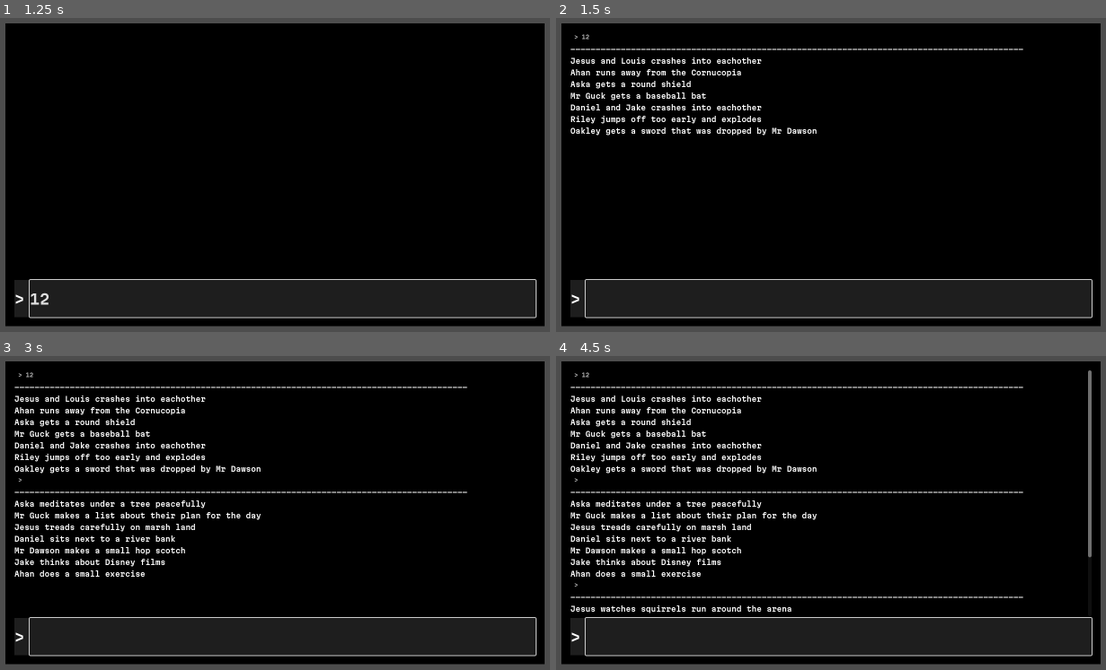
Above: before the commit, frames 1-4 (two rows, left to right).
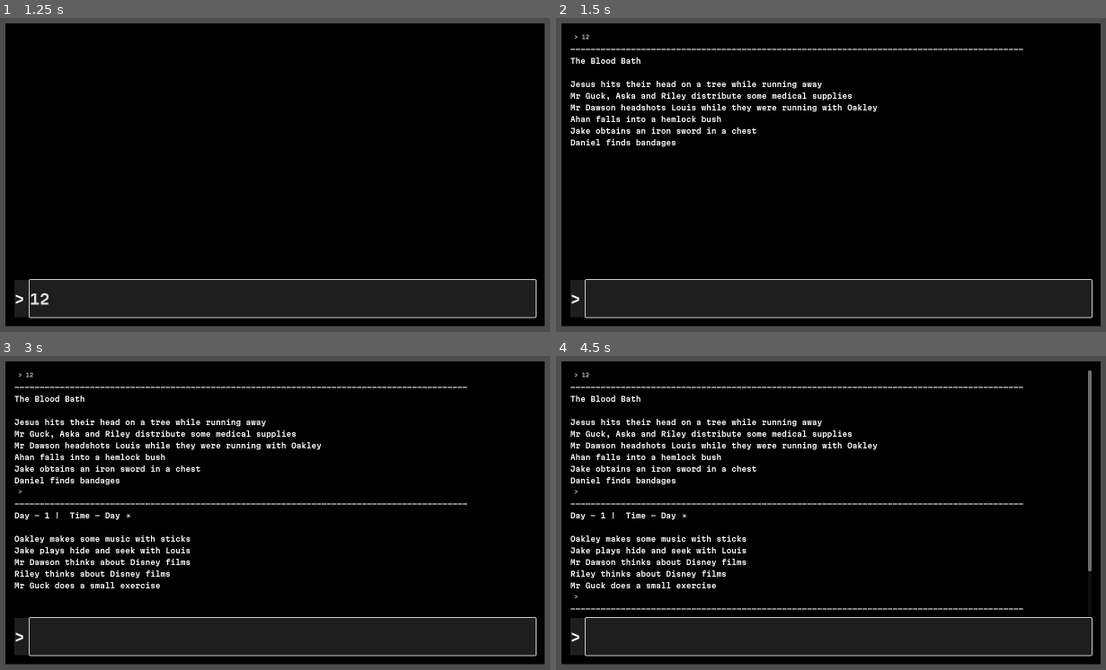
Above: after the commit, the same moments.

Repository: GelatinAndWater/Simulator
Game: Godot game, scene res://Scenes/Hunger_games.tscn
Same seed, same stepped clock (60 frames per second), same inputs: the game is played once before the commit and once after it.
Inputs (mouse positions are in pixels of both pictures, inside the frame that each line leads up to):
- Up to frame 1 (1.25 s): click (280, 297) at 0.52 s; type "12" at 0.6 s
- Up to frame 2 (1.5 s): tap Enter at 1.25 s
- Up to frame 3 (3 s): tap Space at 2 s; tap Enter at 2.75 s
- Up to frame 4 (4.5 s): tap Space at 3.5 s; tap Enter at 4.25 s

Frame 1 is identical in both runs. In frame 2, 3.1% of the frame differs, in the area x 2-59%, y 12-42%; in frame 3, 6.6%; in frame 4, 7.8%, in the area x 2-98%, y 12-82%.

Commit message:
Add files via upload

Diff:
--- a/The Simulator Bible/Scenes/Hunger_games.gd
+++ b/The Simulator Bible/Scenes/Hunger_games.gd
@@ -5,128 +5,122 @@
 
 #Character1
 var Character1_Name = "Louis"
-#Out of 10
 var Character1_Health = 10
 var Character1_Sanity = 10
 var Character1_Might = 10
+var Character1_Kills = 0
 var Character1_Belongings = []
 var Character1_Enemies =[]
 var Character1_Friends = []
 var Character1_Traits = []
-var Character1_Kills = 0
 
 #Character2
 var Character2_Name = "Riley"
-#Out of 10
 var Character2_Health = 10
 var Character2_Sanity = 10
 var Character2_Might = 10
+var Character2_Kills = 0
 var Character2_Belongings = []
 var Character2_Enemies =[]
 var Character2_Friends = []
 var Character2_Traits = []
-var Character2_Kills = 0
 
 #Character3
 var Character3_Name = "Daniel"
-#Out of 10
 var Character3_Health = 10
 var Character3_Sanity = 10
 var Character3_Might = 10
+var Character3_Kills = 0
 var Character3_Belongings = []
 var Character3_Enemies =[]
 var Character3_Friends = []
 var Character3_Traits = []
-var Character3_Kills = 0
 
 #Character4
 var Character4_Name = "Aska"
-#Out of 10
 var Character4_Health = 10
 var Character4_Sanity = 10
 var Character4_Might = 10
+var Character4_Kills = 0
 var Character4_Belongings = []
 var Character4_Enemies =[]
 var Character4_Friends = []
 var Character4_Traits = []
-var Character4_Kills = 0
 
 #Character5
 var Character5_Name = "Jake"
-#Out of 10
 var Character5_Health = 10
 var Character5_Sanity = 10
 var Character5_Might = 10
+var Character5_Kills = 0
 var Character5_Belongings = []
 var Character5_Enemies =[]
 var Character5_Friends = []
 var Character5_Traits = []
-var Character5_Kills = 0
 
 #Character6
 var Character6_Name = "Ahan"
-#Out of 10
 var Character6_Health = 10
 var Character6_Sanity = 10
 var Character6_Might = 10
+var Character6_Kills = 0
 var Character6_Belongings = []
 var Character6_Enemies =[]
 var Character6_Friends = []
 var Character6_Traits = []
-var Character6_Kills = 0
 
 #Character7
 var Character7_Name = "Oakley"
-#Out of 10
 var Character7_Health = 10
 var Character7_Sanity = 10
 var Character7_Might = 10
+var Character7_Kills = 0
 var Character7_Belongings = []
 var Character7_Enemies =[]
 var Character7_Friends = []
 var Character7_Traits = []
-var Character7_Kills = 0
 
 #Character8
 var Character8_Name = "Mr Guck"
-#Out of 10
 var Character8_Health = 10
 var Character8_Sanity = 10
 var Character8_Might = 10
+var Character8_Kills = 0
 var Character8_Belongings = []
 var Character8_Enemies =[]
 var Character8_Friends = []
 var Character8_Traits = []
-var Character8_Kills = 0
 
 #Character9
 var Character9_Name = "Mr Dawson"
-#Out of 10
 var Character9_Health = 10
 var Character9_Sanity = 10
 var Character9_Might = 10
+var Character9_Kills = 0
 var Character9_Belongings = []
 var Character9_Enemies =[]
 var Character9_Friends = []
 var Character9_Traits = []
-var Character9_Kills = 0
 
 #Character10
 var Character10_Name = "Jesus"
-#Out of 10
 var Character10_Health = 10
 var Character10_Sanity = 10
 var Character10_Might = 10
+var Character10_Kills = 0
 var Character10_Belongings = []
 var Character10_Enemies =[]
 var Character10_Friends = []
 var Character10_Traits = []
-var Character10_Kills = 0
 
 #Variables
 var listOfCharacterNames = []
 var Day = 0
+var Night = false
+var listOfNumbers = [0,1,2,3,4,5,6,7,8,9]
+var listOfNumbersSimulateEventAmount = [1,1,1,1,1,2,2,2,3]
 #Temp Varaibles
+var time
 var Response = "NULL"
 var CharactersToSimulate = 10
 var SimulateEventAmount
@@ -137,16 +131,17 @@
 var TempCharacter2
 var TempCharacter3
 var TempCharacter4
-var listOfNumbers = [0,1,2,3,4,5,6,7,8,9]
-var listOfNumbersSimulateEventAmount = [1,1,1,1,2,2]
 var VarCheckerTemp1
 var VarCheckerTemp2
 #--------------------
+#Connecting Scenes
 const InputResponse = preload("res://Scenes/input_response_Hunger_Game.tscn")
 
+#Connect Nodes
 @onready var history_rows = $Background/MarginContainer/VBoxContainer/Effect/Scroll/HistoryRows
 
 func _ready():
+	#OML IS THERE AN EASIER WAY 😫
 	listOfCharacterNames.append(Character1_Name)
 	listOfCharacterNames.append(Character2_Name)
 	listOfCharacterNames.append(Character3_Name)
@@ -159,15 +154,265 @@
 	listOfCharacterNames.append(Character10_Name)
 
 func _on_line_edit_text_submitted(new_text):
+	#What I need to do every time (Reset all)
+	if Night:
+		Night = false
+		time = "Day ☀️"
+		Day += 1
+	else:
+		Night = true
+		time = "Night 🌑"
 	CharactersToSimulate = listOfNumbers.size()
 	listOfNumbersTemp = listOfNumbers.duplicate()
 	print("Lets Go")
+
+	#Actually Starting this
 	var input_response = InputResponse.instantiate()
 	Response = "------------------------------------------------------------------------------------------"
+
+	#For the title
+	if Day == 0:
+		Response += "\nThe Blood Bath\n"
+		BloodBath()
+	elif listOfNumbers.size() == 2:
+		Response += "\nThe Finale\n"
+	else:
+		Response +="\nDay - " + str(Day) + " |  Time - " + time + "\n"
 	Simulate()
-	Day += 1
+
+	#Finish all of it off
 	input_response.set_text(new_text, Response)
 	history_rows.add_child(input_response)
+
+func BloodBath():
+	while CharactersToSimulate != 0:
+		SimulateEventAmount = listOfNumbersSimulateEventAmount.pick_random()
+		if SimulateEventAmount > CharactersToSimulate:
+			pass
+		else:
+			if SimulateEventAmount == 1:
+				SimulateRandomNumber = rng.randi_range(1,28)
+				TempCharacter1 = listOfNumbersTemp[rng.randi_range(0,(CharactersToSimulate-1))]
+				#1 - Nothing Happens
+				if SimulateRandomNumber == 1:
+					Response += "\n" + listOfCharacterNames[TempCharacter1] + " runs away from the Cornucopia"
+				elif SimulateRandomNumber == 2:
+					Response += "\n" + listOfCharacterNames[TempCharacter1] + " trips while running away from the Cornucopia"
+					BruteForceVariableChanger(TempCharacter1, "Health", -1)
+				elif SimulateRandomNumber == 3:
+					Response += "\n" + listOfCharacterNames[TempCharacter1] + " rushes to a nearby forest"
+				elif SimulateRandomNumber == 4:
+					Response += "\n" + listOfCharacterNames[TempCharacter1] + " head south"
+				elif SimulateRandomNumber == 5:
+					Response += "\n" + listOfCharacterNames[TempCharacter1] + " hits their head on a tree while running away"
+					BruteForceVariableChanger(TempCharacter1, "Health", -1)
+				elif SimulateRandomNumber == 6:
+					Response += "\n" + listOfCharacterNames[TempCharacter1] + " scrambles out of the Cornucopia crying"
+					BruteForceVariableChanger(TempCharacter1, "Sanity", -1)
+				elif SimulateRandomNumber == 7:
+					Response += "\n" + listOfCharacterNames[TempCharacter1] + " aimlessly runs away"
+				#2 - Gets stuff
+				elif SimulateRandomNumber == 8:
+					Response += "\n" + listOfCharacterNames[TempCharacter1] + " gets an axe from a chest"
+					BruteForceArrayChanger(TempCharacter1, "Axe", "Add", "Belongings")
+				elif SimulateRandomNumber == 9:
+					Response += "\n" + listOfCharacterNames[TempCharacter1] + " gets a wooden bow from a sack"
+					BruteForceArrayChanger(TempCharacter1, "Bow", "Add", "Belongings")
+				elif SimulateRandomNumber == 10:
+					Response += "\n" + listOfCharacterNames[TempCharacter1] + " finds a bow behind them"
+					BruteForceArrayChanger(TempCharacter1, "Bow", "Add", "Belongings")
+				elif SimulateRandomNumber == 11:
+					Response += "\n" + listOfCharacterNames[TempCharacter1] + " runs to get a fishing rod before running away"
+					BruteForceArrayChanger(TempCharacter1, "Fishing", "Add", "Belongings")
+				elif SimulateRandomNumber == 12:
+					Response += "\n" + listOfCharacterNames[TempCharacter1] + " dashes away with a fishing gear"
+					BruteForceArrayChanger(TempCharacter1, "Fishing", "Add", "Belongings")
+				elif SimulateRandomNumber == 13:
+					Response += "\n" + listOfCharacterNames[TempCharacter1] + " obtains an iron sword in a chest"
+					BruteForceArrayChanger(TempCharacter1, "Sword", "Add", "Belongings")
+				elif SimulateRandomNumber == 14:
+					Response += "\n" + listOfCharacterNames[TempCharacter1] + " smuggles a dagger away"
+					BruteForceArrayChanger(TempCharacter1, "Sword", "Add", "Belongings")
+				elif SimulateRandomNumber == 15:
+					Response += "\n" + listOfCharacterNames[TempCharacter1] + " snags a very sharp stick"
+					BruteForceArrayChanger(TempCharacter1, "Sword", "Add", "Belongings")
+				elif SimulateRandomNumber == 16:
+					Response += "\n" + listOfCharacterNames[TempCharacter1] + " runs away and picks up a thick stick"
+					BruteForceArrayChanger(TempCharacter1, "Melee", "Add", "Belongings")
+				elif SimulateRandomNumber == 17:
+					Response += "\n" + listOfCharacterNames[TempCharacter1] + " gets a baseball bat"
+					BruteForceArrayChanger(TempCharacter1, "Melee", "Add", "Belongings")
+				elif SimulateRandomNumber == 18:
+					Response += "\n" + listOfCharacterNames[TempCharacter1] + " dashes to find a leather clawed glove"
+					BruteForceArrayChanger(TempCharacter1, "Melee", "Add", "Belongings")
+				elif SimulateRandomNumber == 19:
+					Response += "\n" + listOfCharacterNames[TempCharacter1] + " gets a celtic themed shield"
+					BruteForceArrayChanger(TempCharacter1, "Defense", "Add", "Belongings")
+				elif SimulateRandomNumber == 20:
+					Response += "\n" + listOfCharacterNames[TempCharacter1] + " gets a round shield "
+					BruteForceArrayChanger(TempCharacter1, "Defense", "Add", "Belongings")
+				elif SimulateRandomNumber == 21:
+					Response += "\n" + listOfCharacterNames[TempCharacter1] + " finds bandages"
+					BruteForceArrayChanger(TempCharacter1, "Medical", "Add", "Belongings")
+				elif SimulateRandomNumber == 22:
+					Response += "\n" + listOfCharacterNames[TempCharacter1] + " gets a first aid kit"
+					BruteForceArrayChanger(TempCharacter1, "Medical", "Add", "Belongings")
+				elif SimulateRandomNumber == 23:
+					Response += "\n" + listOfCharacterNames[TempCharacter1] + " gets a set of medical needles with a strange dug inside"
+					BruteForceArrayChanger(TempCharacter1, "Medical", "Add", "Belongings")
+				#4 - Death
+				elif SimulateRandomNumber == 24:
+					Response += "\n" + listOfCharacterNames[TempCharacter1] + " jumps off too early and explodes"
+					listOfNumbers.erase(TempCharacter1)
+				elif SimulateRandomNumber == 25:
+					Response += "\n" + listOfCharacterNames[TempCharacter1] + " tries to pick up a grenade but explodes in doing so"
+					listOfNumbers.erase(TempCharacter1)
+				elif SimulateRandomNumber == 26:
+					Response += "\n" + listOfCharacterNames[TempCharacter1] + " runs into a lone spear"
+					listOfNumbers.erase(TempCharacter1)
+				elif SimulateRandomNumber == 27:
+					Response += "\n" + listOfCharacterNames[TempCharacter1] + " falls into a hemlock bush"
+					listOfNumbers.erase(TempCharacter1)
+				elif SimulateRandomNumber == 28:
+					Response += "\n" + listOfCharacterNames[TempCharacter1] + " runs on a landmine and explodes"
+					listOfNumbers.erase(TempCharacter1)
+				listOfNumbersTemp.erase(TempCharacter1)
+			elif SimulateEventAmount == 2:
+				SimulateRandomNumber = rng.randi_range(1,15)
+				TempCharacter1 = listOfNumbersTemp[rng.randi_range(0,(CharactersToSimulate-1))]
+				TempCharacter2 = listOfNumbersTemp[rng.randi_range(0,(CharactersToSimulate-1))]
+				while TempCharacter1 == TempCharacter2:
+					TempCharacter2 = listOfNumbersTemp[rng.randi_range(0,(CharactersToSimulate-1))]
+				#2 - Getting Stuff
+				if SimulateRandomNumber == 1:
+					Response += "\n" + listOfCharacterNames[TempCharacter1] + " steals a bow off " + listOfCharacterNames[TempCharacter2]
+					BruteForceArrayChanger(TempCharacter1, "Bow", "Add", "Belongings")
+					BruteForceArrayChanger(TempCharacter2, TempCharacter1, "Add", "Enemies")
+				elif SimulateRandomNumber == 2:
+					Response += "\n" + listOfCharacterNames[TempCharacter1] + " snatches some antiseptic off " + listOfCharacterNames[TempCharacter2]
+					BruteForceArrayChanger(TempCharacter1, "Health", "Add", "Belongings")
+					BruteForceArrayChanger(TempCharacter2, TempCharacter1, "Add", "Enemies")
+				elif SimulateRandomNumber == 3:
+					Response += "\n" + listOfCharacterNames[TempCharacter1] + " breaks a sword trying to steal it from " + listOfCharacterNames[TempCharacter2]
+					BruteForceArrayChanger(TempCharacter2, TempCharacter1, "Add", "Enemies")
+					BruteForceArrayChanger(TempCharacter1, TempCharacter2, "Add", "Enemies")
+				elif SimulateRandomNumber == 4:
+					Response += "\n" + listOfCharacterNames[TempCharacter1] + " gets a sword before " + listOfCharacterNames[TempCharacter2] + " could get it"
+					BruteForceArrayChanger(TempCharacter2, TempCharacter1, "Add", "Enemies")
+					BruteForceArrayChanger(TempCharacter1, "Defense", "Add", "Belongings")
+				elif SimulateRandomNumber == 5:
+					Response += "\n" + listOfCharacterNames[TempCharacter1] + " gets a sword that was dropped by " + listOfCharacterNames[TempCharacter2]
+					BruteForceArrayChanger(TempCharacter1, "Melee", "Add", "Belongings")
+				elif SimulateRandomNumber == 6:
+					Response += "\n" + listOfCharacterNames[TempCharacter1] + " share out some blow darts with " + listOfCharacterNames[TempCharacter2]
+					BruteForceArrayChanger(TempCharacter1, "Bow", "Add", "Belongings")
+					BruteForceArrayChanger(TempCharacter2, "Bow", "Add", "Belongings")
+					BruteForceArrayChanger(TempCharacter2, TempCharacter1, "Add", "Friends")
+					BruteForceArrayChanger(TempCharacter1, TempCharacter2, "Add", "Friends")
+				#3 - Social shenanigans
+				elif SimulateRandomNumber == 7:
+					Response += "\n" + listOfCharacterNames[TempCharacter1] + " runs away with " + listOfCharacterNames[TempCharacter2]
+					BruteForceArrayChanger(TempCharacter2, TempCharacter1, "Add", "Friends")
+					BruteForceArrayChanger(TempCharacter1, TempCharacter2, "Add", "Friends")
+				elif SimulateRandomNumber == 8:
+					Response += "\n" + listOfCharacterNames[TempCharacter1] + " dashes into a forest behind " + listOfCharacterNames[TempCharacter2]
+					BruteForceArrayChanger(TempCharacter1, TempCharacter2, "Add", "Enemies")
+				elif SimulateRandomNumber == 9:
+					Response += "\n" + listOfCharacterNames[TempCharacter1] + " and " + listOfCharacterNames[TempCharacter2] + " crashes into eachother"
+					BruteForceVariableChanger(TempCharacter1, "Health", -1)
+					BruteForceVariableChanger(TempCharacter2, "Health", -1)
+				elif SimulateRandomNumber == 10:
+					Response += "\n" + listOfCharacterNames[TempCharacter1] + " helps " + listOfCharacterNames[TempCharacter2] + " escape the Cornucopia"
+					BruteForceArrayChanger(TempCharacter2, TempCharacter1, "Add", "Friends")
+					BruteForceArrayChanger(TempCharacter1, TempCharacter2, "Add", "Friends")
+				elif SimulateRandomNumber == 11:
+					Response += "\n" + listOfCharacterNames[TempCharacter1] + " screams threats to " + listOfCharacterNames[TempCharacter2] + " while they run away"
+					BruteForceArrayChanger(TempCharacter2, TempCharacter1, "Add", "Enemies")
+					BruteForceVariableChanger(TempCharacter2, "Sanity", -1)
+				#4 - Death
+				elif SimulateRandomNumber == 12:
+					Response += "\n" + listOfCharacterNames[TempCharacter1] + " punches " + listOfCharacterNames[TempCharacter2] + " in their face to get a grenade"
+					BruteForceVariableChanger(TempCharacter2, "Health", -2)
+					BruteForceArrayChanger(TempCharacter2, TempCharacter1, "Add", "Enemies")
+					BruteForceArrayChanger(TempCharacter1, "Explosive", "Add", "Belongings")
+				elif SimulateRandomNumber == 13:
+					Response += "\n" + listOfCharacterNames[TempCharacter1] + " throws a grenade at the feet of " + listOfCharacterNames[TempCharacter2]
+					BruteForceVariableChanger(TempCharacter1, "Kills", 1)
+					listOfNumbers.erase(TempCharacter2)
+				elif SimulateRandomNumber == 14:
+					Response += "\n" + listOfCharacterNames[TempCharacter1] + " stabs " + listOfCharacterNames[TempCharacter2]
+					BruteForceVariableChanger(TempCharacter1, "Kills", 1)
+					listOfNumbers.erase(TempCharacter2)
+				elif SimulateRandomNumber == 15:
+					Response += "\n" + listOfCharacterNames[TempCharacter1] + " runs into " + listOfCharacterNames[TempCharacter2] + "'s knife"
+					BruteForceVariableChanger(TempCharacter2, "Kills", 1)
+					listOfNumbers.erase(TempCharacter1)
+					BruteForceVariableChanger(TempCharacter2, "Sanity", -1)
+				listOfNumbersTemp.erase(TempCharacter1)
+				listOfNumbersTemp.erase(TempCharacter2)
+			elif SimulateEventAmount == 3:
+				SimulateRandomNumber = rng.randi_range(1,9)
+				TempCharacter1 = listOfNumbersTemp[rng.randi_range(0,(CharactersToSimulate-1))]
+				TempCharacter2 = listOfNumbersTemp[rng.randi_range(0,(CharactersToSimulate-1))]
+				TempCharacter3 = listOfNumbersTemp[rng.randi_range(0,(CharactersToSimulate-1))]
+				while TempCharacter1 == TempCharacter2 || TempCharacter2 == TempCharacter3 || TempCharacter1 == TempCharacter3:
+					TempCharacter1 = listOfNumbersTemp[rng.randi_range(0,(CharactersToSimulate-1))]
+					TempCharacter2 = listOfNumbersTemp[rng.randi_range(0,(CharactersToSimulate-1))]
+					TempCharacter3 = listOfNumbersTemp[rng.randi_range(0,(CharactersToSimulate-1))]
+				#1 - Nothing Happens
+				if SimulateRandomNumber == 1:
+					Response += "\n" + listOfCharacterNames[TempCharacter1] + ", " + listOfCharacterNames[TempCharacter2] + " and " + listOfCharacterNames[TempCharacter3] + " charges out of the areana in opposite directions"
+				#2
+				elif SimulateRandomNumber == 2:
+					Response += "\n" + listOfCharacterNames[TempCharacter1] + ", " + listOfCharacterNames[TempCharacter2] + " and " + listOfCharacterNames[TempCharacter3] + " distribute some medical supplies"
+					BruteForceArrayChanger(TempCharacter1, "Medical", "Add", "Belongings")
+					BruteForceArrayChanger(TempCharacter2, "Medical", "Add", "Belongings")
+					BruteForceArrayChanger(TempCharacter3, "Medical", "Add", "Belongings")
+				#3
+				elif SimulateRandomNumber == 3:
+					Response += "\n" + listOfCharacterNames[TempCharacter1] + " trips and gets knocked out on a rock, " + listOfCharacterNames[TempCharacter2] + " and " + listOfCharacterNames[TempCharacter3] + " watch in horror."
+					BruteForceVariableChanger(TempCharacter1, "Health", -3)
+					BruteForceVariableChanger(TempCharacter2, "Sanity", -1)
+					BruteForceVariableChanger(TempCharacter3, "Sanity", -1)
+				#4
+				elif SimulateRandomNumber == 4:
+					Response += "\n" + listOfCharacterNames[TempCharacter1] + " and " + listOfCharacterNames[TempCharacter2] + " kick and kill " + listOfCharacterNames[TempCharacter3]
+					listOfNumbers.erase(TempCharacter3)
+					BruteForceArrayChanger(TempCharacter2, TempCharacter1, "Add", "Friends")
+					BruteForceArrayChanger(TempCharacter1, TempCharacter2, "Add", "Friends")
+					BruteForceVariableChanger(TempCharacter1, "Kills",1)
+					BruteForceVariableChanger(TempCharacter2, "Kills",1)
+				elif SimulateRandomNumber == 5:
+					Response += "\n" + listOfCharacterNames[TempCharacter1] + " and " + listOfCharacterNames[TempCharacter2] + " failed to stab " + listOfCharacterNames[TempCharacter3]
+					BruteForceArrayChanger(TempCharacter2, TempCharacter1, "Add", "Friends")
+					BruteForceArrayChanger(TempCharacter1, TempCharacter2, "Add", "Friends")
+					BruteForceArrayChanger(TempCharacter3, TempCharacter1, "Add", "Enemies")
+					BruteForceArrayChanger(TempCharacter3, TempCharacter2, "Add", "Enemies")
+				elif SimulateRandomNumber == 6:
+					Response += "\n" + listOfCharacterNames[TempCharacter1] + " cracks " + listOfCharacterNames[TempCharacter2] + "'s head and " + listOfCharacterNames[TempCharacter3] + "'s backbone"
+					listOfNumbers.erase(TempCharacter2)
+					listOfNumbers.erase(TempCharacter3)
+					BruteForceVariableChanger(TempCharacter1, "Kills",2)
+				elif SimulateRandomNumber == 7:
+					Response += "\n" + listOfCharacterNames[TempCharacter1] + " gets hacked at the neck by " + listOfCharacterNames[TempCharacter2] + " and " + listOfCharacterNames[TempCharacter3]
+					listOfNumbers.erase(TempCharacter1)
+					BruteForceVariableChanger(TempCharacter2, "Kills",1)
+					BruteForceVariableChanger(TempCharacter3, "Kills",1)
+				elif SimulateRandomNumber == 8:
+					Response += "\n" + listOfCharacterNames[TempCharacter1] + " helps " + listOfCharacterNames[TempCharacter2] + " escape the wrath of " + listOfCharacterNames[TempCharacter3] + "'s sword"
+					BruteForceVariableChanger(TempCharacter2, "Sanity",-1)
+					BruteForceVariableChanger(TempCharacter1, "Health", -1)
+					BruteForceArrayChanger(TempCharacter3, "Sword", "Add", "Belongings")
+				elif SimulateRandomNumber == 9:
+					Response += "\n" + listOfCharacterNames[TempCharacter1] + " headshots " + listOfCharacterNames[TempCharacter2] + " while they were running with " + listOfCharacterNames[TempCharacter3]
+					listOfNumbers.erase(TempCharacter2)
+					BruteForceVariableChanger(TempCharacter3, "Sanity",-1)
+					BruteForceVariableChanger(TempCharacter1, "Kills", 1)
+				listOfNumbersTemp.erase(TempCharacter1)
+				listOfNumbersTemp.erase(TempCharacter2)
+				listOfNumbersTemp.erase(TempCharacter3)
+		print(BruteForceArrayGetter(TempCharacter1,"Friends"))
+		CharactersToSimulate -= SimulateEventAmount
 
 func Simulate():
 	while CharactersToSimulate != 0:
@@ -586,7 +831,6 @@
 							Response += "\n" + listOfCharacterNames[TempCharacter1] + " discusses about winning with " + listOfCharacterNames[TempCharacter2]
 						elif SimulateRandomNumber == 5:
 							Response += "\n" + listOfCharacterNames[TempCharacter1] + " watches " + listOfCharacterNames[TempCharacter2] + " bathe in a river"
-			print()
 			print(BruteForceArrayGetter(TempCharacter1,"Friends"))
 			CharactersToSimulate -= SimulateEventAmount
 
